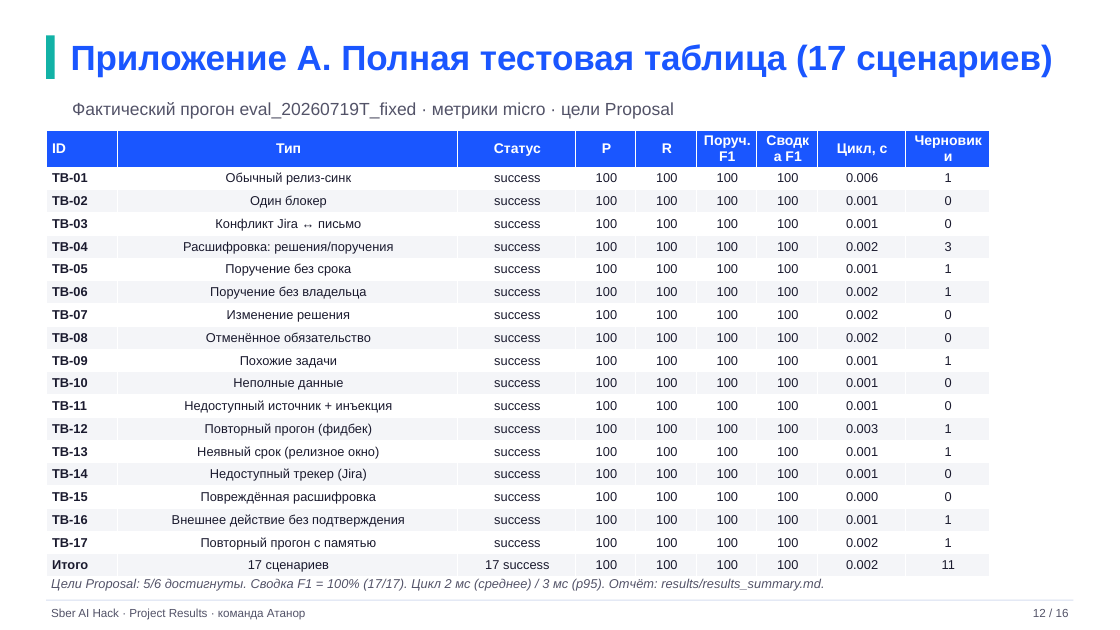
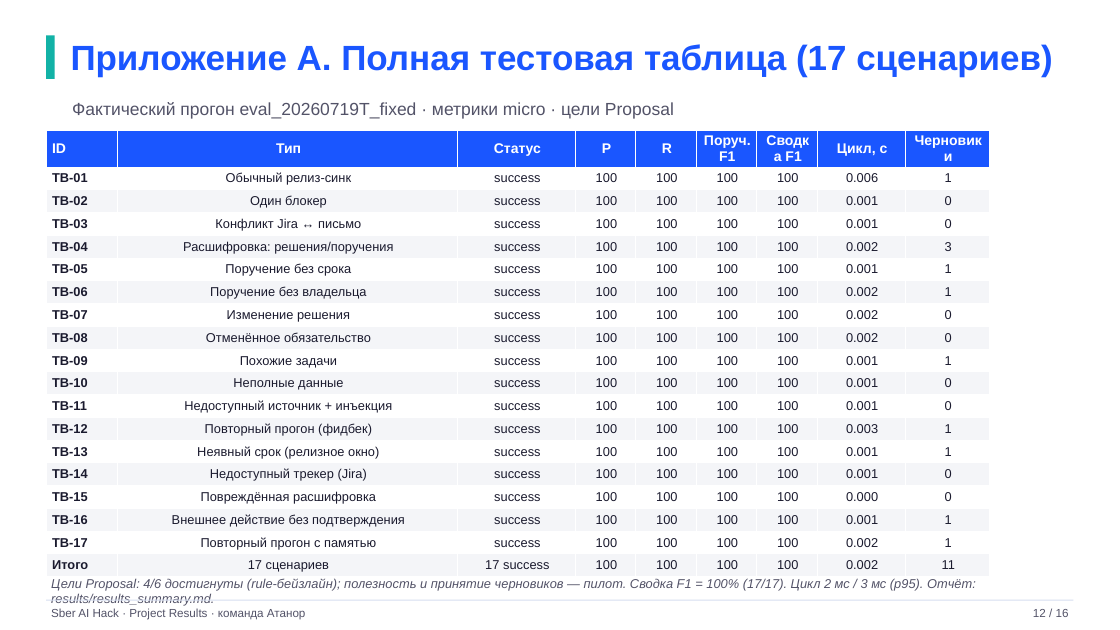
Before and after one commit to sergeyenikeev/athanor-release-sync, a slide deck: slide 12 of docs/Atanor_Project_Results.pptx. Drawn at 1120x630 pixels with LibreOffice and Linux fonts; fonts in the diff are those of the drawing. Boxes give left, top, right and bottom in pixels: in the first picture for what was removed or moved away, otherwise in the second. Text is boxed around its words. In the diff, an @@ line names an element or a change of style, - is before the commit and + after.

```diff
--- a/docs/Atanor_Project_Results.pptx
+++ b/docs/Atanor_Project_Results.pptx
@@ text at [51,578,976,606]: text changed @@
-Цели Proposal: 5/6 достигнуты. Сводка F1 = 100% (17/17). Цикл 2 мс (среднее) / 3 мс (p95). Отчёт: results/results_summary.md.
+Цели Proposal: 4/6 достигнуты (rule-бейзлайн); полезность и принятие черновиков — пилот. Сводка F1 = 100% (17/17). Цикл 2 мс / 3 мс (p95). Отчёт: results/results_summary.md.
```
Also in this commit, not shown: 4 other slides changed, 39 other files.
